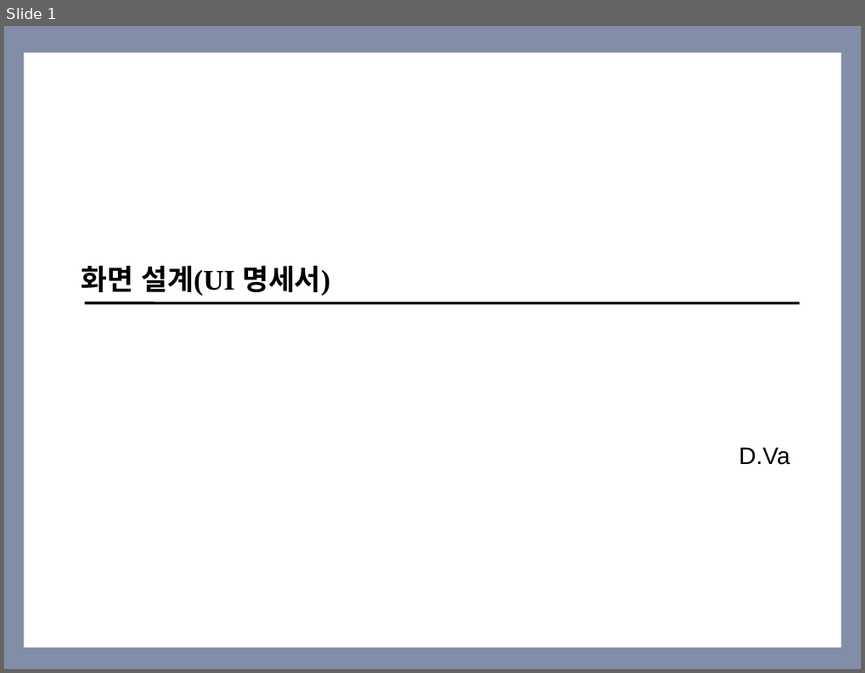
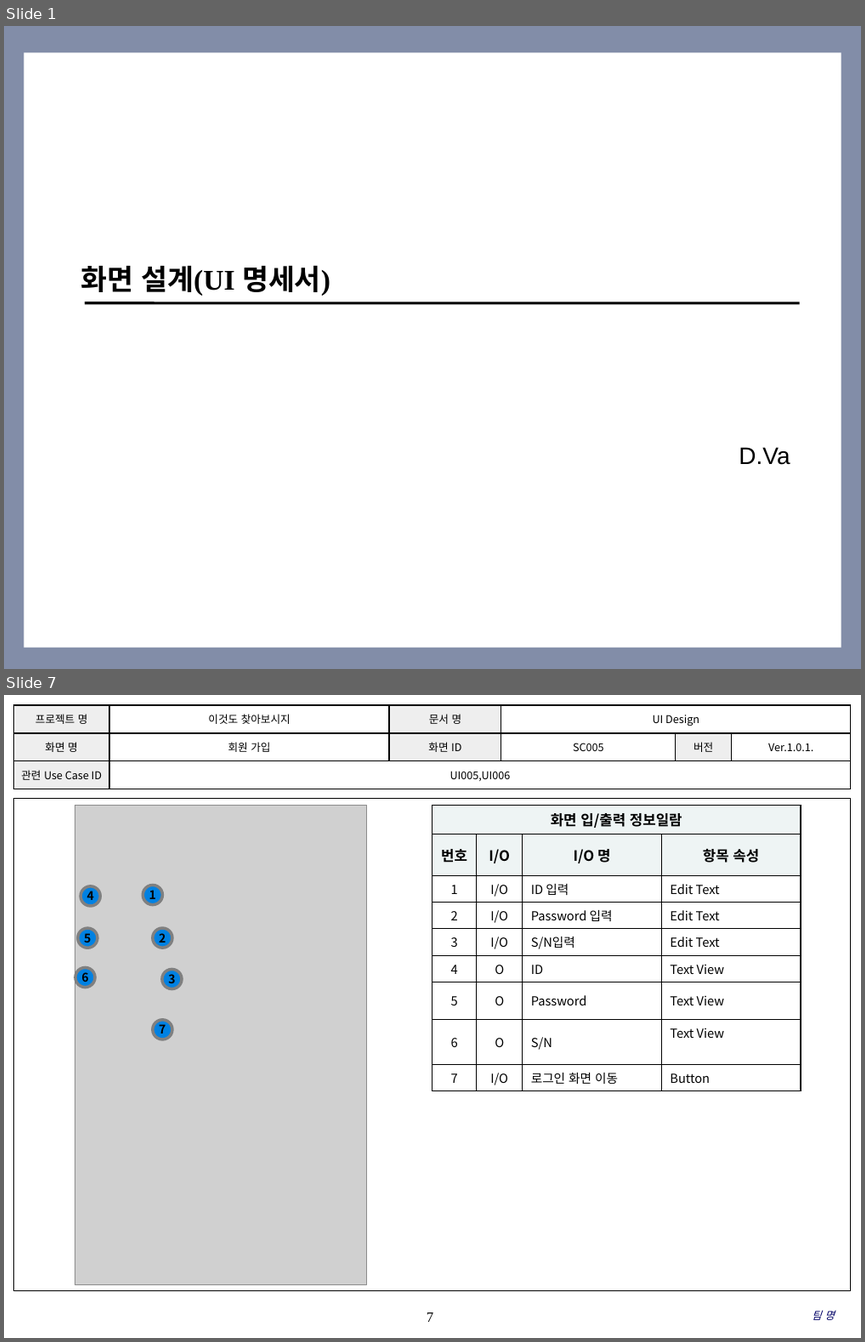
Before and after one commit to SMU-SE-Admin/2018_Capstone_D.VA_Doc, a slide deck: 03 설계/UI Design.pptx. Shown one above the other, each under a label of ours: slide 1 before the commit, slides 1 and 7 after it; the slides between them are not shown. The pictures are 865x673 and 865x1342 pixels, drawn with LibreOffice and Linux fonts; fonts in the diff are those of the drawing; grey boxes stand for pictures; background and template pictures are left out. Boxes give left, top, right and bottom in pixels: in the first picture for what was removed or moved away, otherwise in the second. Text is boxed around its words. In the diff, an @@ line names an element or a change of style, - is before the commit and + after.

```diff
--- a/03 설계/UI Design.pptx
+++ b/03 설계/UI Design.pptx
@@ slide 7 added at [4,695,861,1338], background #FFFFFF @@
@@ table added at [13,705,850,789], 3 rows, 6 columns @@
+프로젝트 명 | 이것도 찾아보시지 | 문서 명 | UI Design |  | 
+화면 명 | 회원 가입 | 화면 ID | SC005 | 버전 | Ver.1.0.1.
+관련 Use Case ID | UI005,UI006 |  |  |  | 
@@ rectangle added at [13,798,851,1291], outline #000000 0.75 pt @@
@@ picture added at [75,805,366,1285] @@
@@ table added at [432,805,800,1089], 9 rows, 4 columns @@
+화면 입/출력 정보일람 |  |  | 
+번호 | I/O | I/O 명 | 항목 속성
+1 | I/O | ID 입력 | Edit Text
+2 | I/O | Password 입력 | Edit Text
+3 | I/O | S/N입력 | Edit Text
+4 | O | ID | Text View
+5 | O | Password | Text View
+6 | O | S/N | Text View
+7 | I/O | 로그인 화면 이동 | Button
@@ ellipse added at [80,886,100,906], fill #0081E2, outline #808080 2.5 pt, 10 pt, text #000000, bold @@
+4
@@ ellipse added at [143,885,162,905], fill #0081E2, outline #808080 2.5 pt, 10 pt, text #000000, bold @@
+1
@@ ellipse added at [78,928,98,947], fill #0081E2, outline #808080 2.5 pt, 10 pt, text #000000, bold @@
+5
@@ ellipse added at [152,928,172,947], fill #0081E2, outline #808080 2.5 pt, 10 pt, text #000000, bold @@
+2
@@ ellipse added at [75,968,95,987], fill #0081E2, outline #808080 2.5 pt, 10 pt, text #000000, bold @@
+6
@@ ellipse added at [161,970,182,989], fill #0081E2, outline #808080 2.5 pt, 10 pt, text #000000, bold @@
+3
@@ ellipse added at [152,1020,172,1039], fill #0081E2, outline #808080 2.5 pt, 10 pt, text #000000, bold @@
+7
@@ page number added at [426,1312,433,1321], 12 pt, text #000000 @@
+7
@@ text added at [812,1310,834,1320], 9 pt, text #000066, italic @@
+팀 명
```
Also in this commit, not shown: 5 slides changed, 12 other slides added, 2 slides removed, 29 other files.
